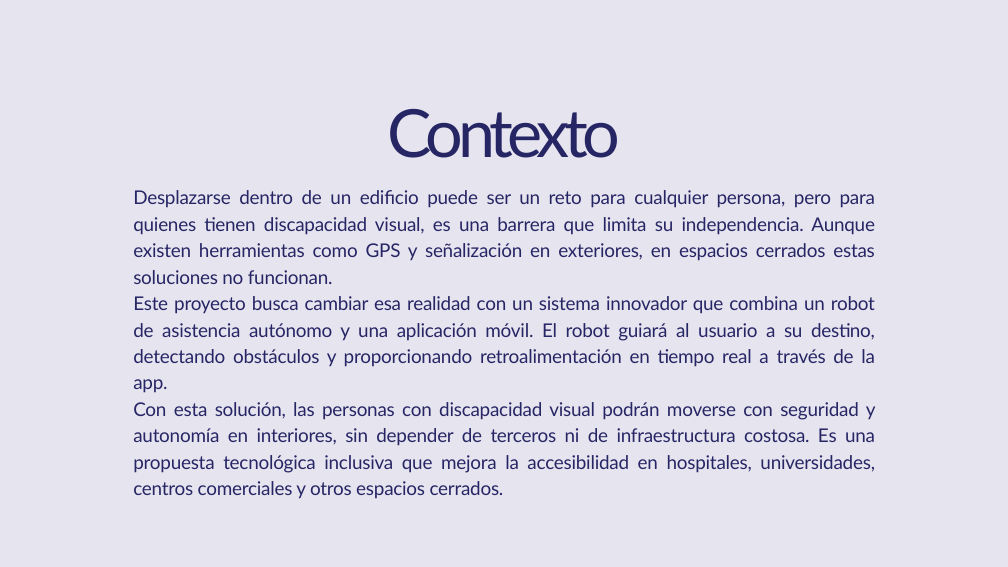
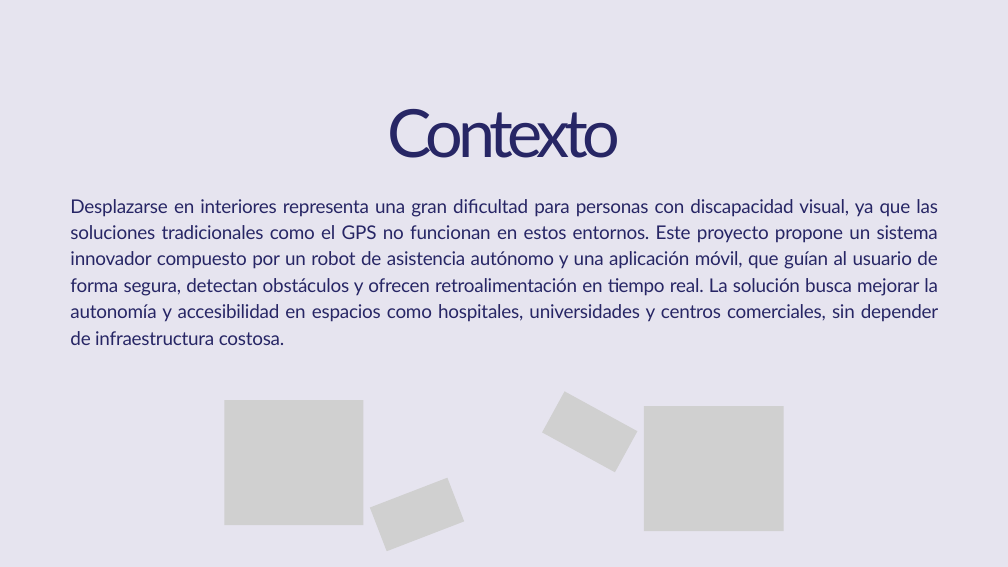
Before and after one commit to Jucer74/SoftwareArchitecture, a slide deck: slide 2 of Project/Context/HorusPath.context.pptx. Drawn at 1008x567 pixels with LibreOffice and Linux fonts; fonts in the diff are those of the drawing; grey boxes stand for pictures. Boxes give left, top, right and bottom in pixels: in the first picture for what was removed or moved away, otherwise in the second. Text is boxed around its words. In the diff, an @@ line names an element or a change of style, - is before the commit and + after.

```diff
--- a/Project/Context/HorusPath.context.pptx
+++ b/Project/Context/HorusPath.context.pptx
@@ text at bbox=[70, 199, 938, 345]: text changed @@
-Desplazarse dentro de un edificio puede ser un reto para cualquier persona, pero para quienes tienen discapacidad visual, es una barrera que limita su independencia. Aunque existen herramientas como GPS y señalización en exteriores, en espacios cerrados estas soluciones no funcionan.
-Este proyecto busca cambiar esa realidad con un sistema innovador que combina un robot de asistencia autónomo y una aplicación móvil. El robot guiará al usuario a su destino, detectando obstáculos y proporcionando retroalimentación en tiempo real a través de la app.
-Con esta solución, las personas con discapacidad visual podrán moverse con seguridad y autonomía en interiores, sin depender de terceros ni de infraestructura costosa. Es una propuesta tecnológica inclusiva que mejora la accesibilidad en hospitales, universidades, centros comerciales y otros espacios cerrados.
+Desplazarse en interiores representa una gran dificultad para personas con discapacidad visual, ya que las soluciones tradicionales como el GPS no funcionan en estos entornos. Este proyecto propone un sistema innovador compuesto por un robot de asistencia autónomo y una aplicación móvil, que guían al usuario de forma segura, detectan obstáculos y ofrecen retroalimentación en tiempo real. La solución busca mejorar la autonomía y accesibilidad en espacios como hospitales, universidades y centros comerciales, sin depender de infraestructura costosa.
@@ picture added at bbox=[224, 400, 363, 525] @@
@@ picture added at bbox=[542, 391, 638, 472] @@
@@ picture added at bbox=[644, 406, 784, 531] @@
@@ picture added at bbox=[370, 477, 464, 551] @@
```
Also in this commit, not shown: 1 slide added.
